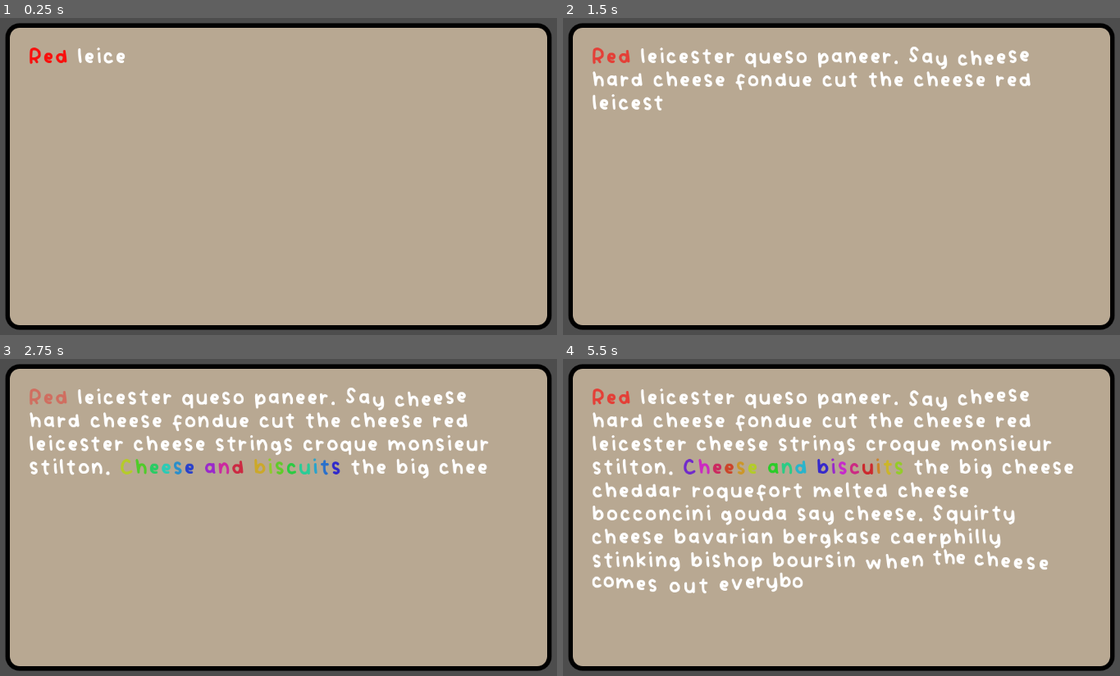
Above: before the commit, frames 1-4 (two rows, left to right).
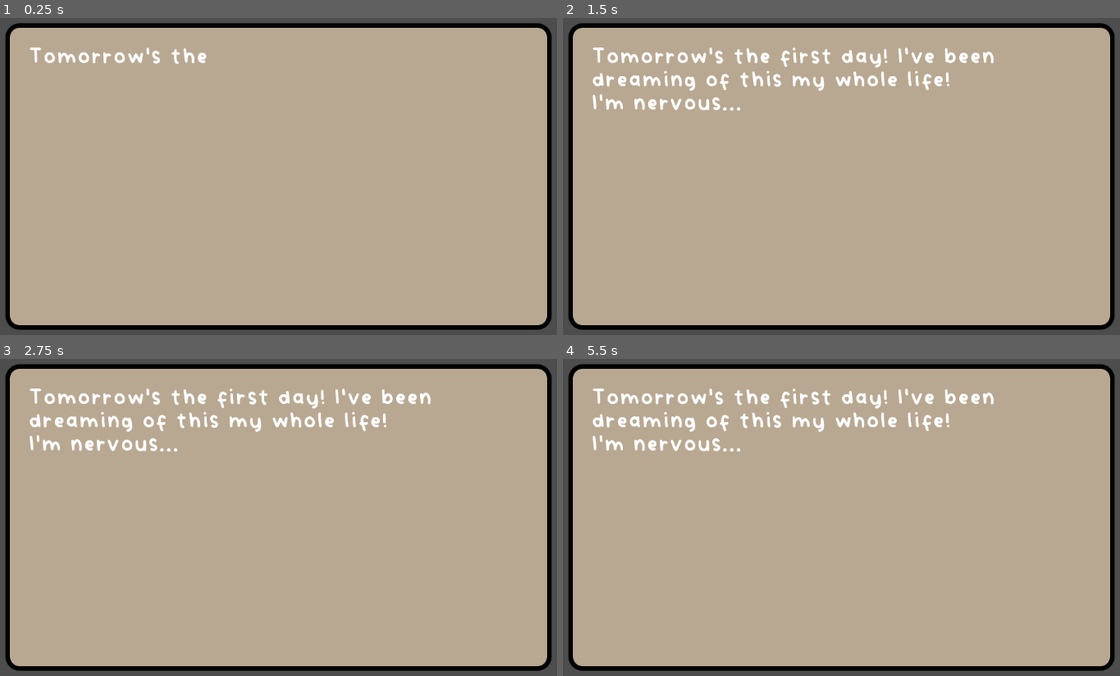
Above: after the commit, the same moments.

Repository: starlightlacuna/godot-wild-jam-75
Game: Godot game, scene res://journal.tscn
Two runs of this game, one before a commit and one after it. Both use one fixed random seed, a clock stepped at 60 frames per second and the inputs below.
Inputs (mouse positions are in pixels of both pictures, inside the frame that each line leads up to):
- Up to frame 1 (0.25 s): no input
- Up to frame 2 (1.5 s): click (646, 293) at 1.25 s, where only the run after the commit has a clickable "nervous..."
- Up to frame 3 (2.75 s): no input
- Up to frame 4 (5.5 s): no input

The runs differ from the first frame. In frame 1, 0.6% of the frame differs, in the area x 5-38%, y 9-15%; in frame 2, 3.9%; in frame 3, 6.3%; in frame 4, 12%, in the area x 5-92%, y 9-74%.

Commit message:
Add JournalManager

Diff:
--- /dev/null
+++ b/Data/Day 1/day1_1.tres
@@ -0,0 +1,12 @@
+[gd_resource type="Resource" script_class="JournalEntryData" load_steps=5 format=3 uid="uid://bvfa6wlqyu7gk"]
+
+[ext_resource type="Script" path="res://Data/choice_data.gd" id="1_cm2xq"]
+[ext_resource type="Resource" uid="uid://dm4klkgqvv15j" path="res://Data/Day 1/day1_excited.tres" id="2_6pnko"]
+[ext_resource type="Script" path="res://Data/journal_entry_data.gd" id="2_y0l8c"]
+[ext_resource type="Resource" uid="uid://die0v565yua2o" path="res://Data/Day 1/day1_nervous.tres" id="3_d8uhe"]
+
+[resource]
+script = ExtResource("2_y0l8c")
+text = "Tomorrow's the first day! I've been dreaming of this my whole life!
+I'm "
+choices = Array[ExtResource("1_cm2xq")]([ExtResource("2_6pnko"), ExtResource("3_d8uhe")])
--- /dev/null
+++ b/Data/Day 1/day1_excited.tres
@@ -0,0 +1,8 @@
+[gd_resource type="Resource" script_class="ChoiceData" load_steps=2 format=3 uid="uid://dm4klkgqvv15j"]
+
+[ext_resource type="Script" path="res://Data/choice_data.gd" id="1_7pxo2"]
+
+[resource]
+script = ExtResource("1_7pxo2")
+choice_tag = "DAY1_NERVOUS"
+text = "nervous..."
--- /dev/null
+++ b/Data/Day 1/day1_nervous.tres
@@ -0,0 +1,8 @@
+[gd_resource type="Resource" script_class="ChoiceData" load_steps=2 format=3 uid="uid://die0v565yua2o"]
+
+[ext_resource type="Script" path="res://Data/choice_data.gd" id="1_po0tn"]
+
+[resource]
+script = ExtResource("1_po0tn")
+choice_tag = "DAY1_EXCITED"
+text = "excited!"
--- a/Data/choice_data.gd
+++ b/Data/choice_data.gd
@@ -1,5 +1,13 @@
 class_name ChoiceData
 extends Resource
 
-@export var journal_tag: String
+static var Tags: Dictionary = {
+	CONTINUE = "CONTINUE",
+	TEST_1 = "TEST_1",
+	TEST_2 = "TEST_2",
+	DAY1_EXCITED = "DAY1_EXCITED",
+	DAY1_NERVOUS = "DAY1_NERVOUS"
+}
+
+@export var choice_tag: String
 @export var text: String
--- /dev/null
+++ b/Data/continue.tres
@@ -0,0 +1,8 @@
+[gd_resource type="Resource" script_class="ChoiceData" load_steps=2 format=3 uid="uid://drngiwv6401v0"]
+
+[ext_resource type="Script" path="res://Data/choice_data.gd" id="1_u50g5"]
+
+[resource]
+script = ExtResource("1_u50g5")
+choice_tag = "CONTINUE"
+text = "Continue"
--- /dev/null
+++ b/Data/journal_entry_data.gd
@@ -0,0 +1,8 @@
+class_name JournalEntryData
+extends Resource
+
+## Text to display to the player.
+@export_multiline var text: String
+
+## Choices to present to the player after all text is loaded.
+@export var choices: Array[ChoiceData]
--- a/Data/test1.tres
+++ b/Data/test1.tres
@@ -4,5 +4,5 @@
 
 [resource]
 script = ExtResource("1_kukel")
-journal_tag = "TEST_2"
+choice_tag = "TEST_1"
 text = "ignore the cheese"
--- a/Data/test2.tres
+++ b/Data/test2.tres
@@ -4,5 +4,5 @@
 
 [resource]
 script = ExtResource("1_j6sg1")
-journal_tag = "TEST_1"
+choice_tag = "TEST_2"
 text = "eat the cheese"
--- a/UI/choice_button.gd
+++ b/UI/choice_button.gd
@@ -1,8 +1,8 @@
 class_name ChoiceButton
 extends Button
 
-var journal_tag: String
+var choice_tag: String
 
 func initialize(data: ChoiceData) -> void:
-	journal_tag = data.journal_tag
+	choice_tag = data.choice_tag
 	set_text(data.text)
--- a/journal.gd
+++ b/journal.gd
@@ -1,38 +1,50 @@
 class_name Journal
 extends CenterContainer
 
+@export var journal_entry_override: JournalEntryData
+
+@onready var choice_container: HFlowContainer = %ChoiceContainer
+@onready var journal_label: JournalLabel = %JournalLabel
+
 const choice_button_scene: PackedScene = preload("res://UI/choice_button.tscn")
 
-@onready var choice_container: HFlowContainer = %ChoiceContainer
-@onready var journal_label: RichTextLabel = %JournalLabel
-
-var next_choices: Array
+var choice_made: bool = false
 
 func _ready() -> void:
 	clear_choices()
-	next_choices = [load("res://Data/test1.tres"), load("res://Data/test2.tres")]
+	if journal_entry_override:
+		JournalManager.current_journal_entry = journal_entry_override
+
+	journal_label.initialize(JournalManager.current_entry.text)
+	journal_label.start_text_advance()
 
 func _on_journal_label_donezo() -> void:
-	show_choices(next_choices)
+	if choice_made:
+		var has_next_entry: bool = JournalManager.get_next_journal_entry()
+		if not has_next_entry:
+			# TODO: Move to end of day summary?
+			return
+		journal_label.initialize(JournalManager.current_entry.text)
+		journal_label.start_text_advance()
+	else:
+		show_choices()
 
-func _on_choice_button_pressed(journal_tag: String) -> void:
+func _on_choice_button_pressed(choice_data: ChoiceData) -> void:
 	# TODO - Add choice selection animation.
 	clear_choices()
-	match journal_tag:
-		"TEST_1":
-			journal_label.append_choice_text("\nYou ate the cheese.")
-			next_choices.clear()
-		"TEST_2":
-			journal_label.append_choice_text("\nYou ignored the cheese.")
-			next_choices.clear()
+	journal_label.append_choice_text(choice_data.text + "\n")
+	choice_made = true
+	JournalManager.append_choice(choice_data)
 
 func clear_choices() -> void:
 	for child in choice_container.get_children():
 		child.queue_free()
 
-func show_choices(choices: Array) -> void:
+func show_choices() -> void:
+	var choices: Array[ChoiceData] = JournalManager.current_entry.choices
 	for choice_data in choices:
+		var data: ChoiceData = choice_data
 		var new_button: ChoiceButton = choice_button_scene.instantiate()
-		new_button.initialize(choice_data as ChoiceData)
-		new_button.pressed.connect(_on_choice_button_pressed.bind(choice_data.journal_tag))
+		new_button.initialize(data)
+		new_button.pressed.connect(_on_choice_button_pressed.bind(data))
 		choice_container.add_child(new_button)
--- a/journal.tscn
+++ b/journal.tscn
@@ -55,7 +55,6 @@
 [node name="TextAdvanceTimer" type="Timer" parent="VBoxContainer/JournalLabel"]
 wait_time = 0.1
 one_shot = true
-autostart = true
 
 [node name="ChoiceContainer" type="HFlowContainer" parent="VBoxContainer"]
 unique_name_in_owner = true
--- a/journal_label.gd
+++ b/journal_label.gd
@@ -10,8 +10,8 @@
 @onready var timer: Timer = $TextAdvanceTimer
 
 func _ready() -> void:
-	set_visible_characters(0)
-	timer.set_wait_time(1.0 / text_speed)
+	## Set the timer wait time
+	initialize("", 0.0)
 
 func _on_text_advance_timer_timeout() -> void:
 	if get_visible_characters() < get_total_character_count():
@@ -23,3 +23,14 @@
 func append_choice_text(p_text: String) -> void:
 	append_text(p_text)
 	timer.start()
+
+func initialize(p_text: String = "", p_text_speed: float = 0.0) -> void:
+	if not p_text.is_empty():
+		set_text(p_text)
+		set_visible_characters(0)
+	if p_text_speed > 0.0:
+		text_speed = p_text_speed
+	timer.set_wait_time(1.0 / text_speed)
+
+func start_text_advance() -> void:
+	timer.start()
--- /dev/null
+++ b/journal_manager.gd
@@ -0,0 +1,16 @@
+extends Node
+
+const starting_journal_entry: JournalEntryData = preload("res://Data/Day 1/day1_1.tres")
+
+var choice_history: Array = []
+var current_entry: JournalEntryData = preload("res://Data/Day 1/day1_1.tres")
+
+func _ready() -> void:
+	pass
+
+func append_choice(data: ChoiceData) -> void:
+	choice_history.append(data)
+	# TODO: Apply effects of the choice?
+
+func get_next_journal_entry() -> bool:
+	return false
--- a/project.godot
+++ b/project.godot
@@ -15,6 +15,10 @@
 config/features=PackedStringArray("4.3", "GL Compatibility")
 config/icon="res://icon.svg"
 
+[autoload]
+
+JournalManager="*res://journal_manager.gd"
+
 [rendering]
 
 renderer/rendering_method="gl_compatibility"
